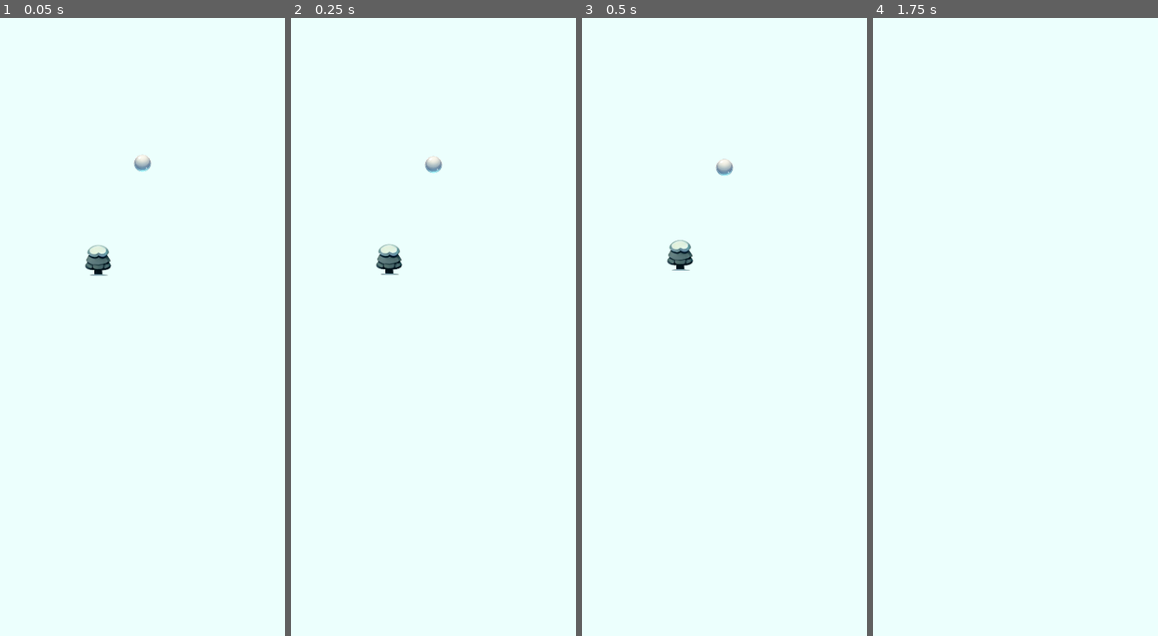
Above: before the commit, frames 1-4 (left to right).
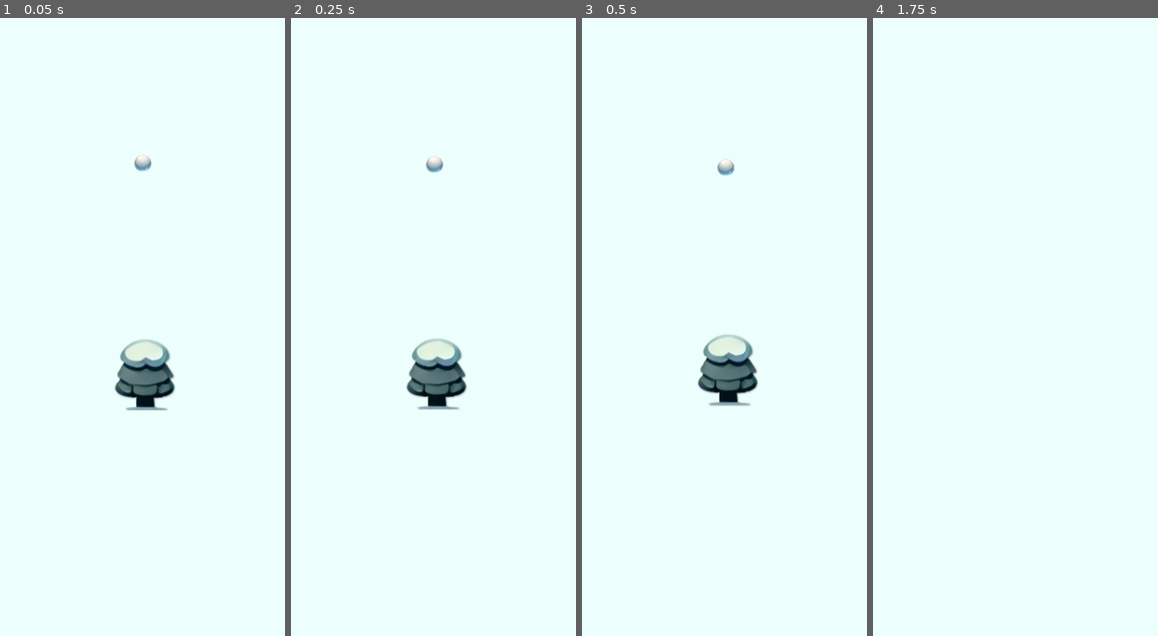
Above: after the commit, the same moments.

Repository: haytham10/Twisted-Trails
Game: Godot game, scene res://scenes/game.tscn
The game is run twice, just before and just after one commit, with the same random seed, the same clock (stepped at 60 frames per second) and the same inputs.
Inputs:
- Up to frame 1 (0.05 s): no input
- Up to frame 2 (0.25 s): no input
- Up to frame 3 (0.5 s): no input
- Up to frame 4 (1.75 s): hold Right (move_right) from 0.53 s (still down)

The runs differ from the first frame. In frame 1, 2.1% of the frame differs, in the area x 29-62%, y 22-64%; in frame 2, 2.1%; in frame 3, 2.1%; in frame 4, nothing differs.

Commit message:
calculate distance between ball and finish line and created tree scene that restarts the game when collides with the ball

Diff:
--- /dev/null
+++ b/scenes/finish_line.tscn
@@ -0,0 +1,8 @@
+[gd_scene load_steps=2 format=3 uid="uid://dd0cfpjrhfbsi"]
+
+[sub_resource type="WorldBoundaryShape2D" id="WorldBoundaryShape2D_0iixt"]
+
+[node name="finish_line" type="Area2D"]
+
+[node name="CollisionShape2D" type="CollisionShape2D" parent="."]
+shape = SubResource("WorldBoundaryShape2D_0iixt")
--- a/scenes/game.tscn
+++ b/scenes/game.tscn
@@ -1,10 +1,14 @@
-[gd_scene load_steps=4 format=3 uid="uid://b275mnkj4r81a"]
+[gd_scene load_steps=6 format=3 uid="uid://b275mnkj4r81a"]
 
 [ext_resource type="PackedScene" uid="uid://ddjkghmjwo3bg" path="res://scenes/ball.tscn" id="1_cysba"]
-[ext_resource type="Texture2D" uid="uid://df1yr8a22hkbv" path="res://assets/Background/Background.png" id="1_him0m"]
+[ext_resource type="Texture2D" uid="uid://b0iouc55ee051" path="res://assets/Background/Background.png" id="1_him0m"]
+[ext_resource type="Script" path="res://scripts/game.gd" id="1_vvkdj"]
 [ext_resource type="PackedScene" uid="uid://dtsruvi2sijh8" path="res://scenes/tree.tscn" id="3_cildf"]
+[ext_resource type="PackedScene" uid="uid://dd0cfpjrhfbsi" path="res://scenes/finish_line.tscn" id="4_0dpk1"]
 
 [node name="Game" type="Node2D"]
+position = Vector2(1, 0)
+script = ExtResource("1_vvkdj")
 
 [node name="Backround" type="Sprite2D" parent="."]
 position = Vector2(3, 8820)
@@ -22,6 +26,7 @@
 limit_smoothed = true
 position_smoothing_enabled = true
 
+[node name="finish_line" parent="." instance=ExtResource("4_0dpk1")]
+position = Vector2(3, 16979)
+
 [node name="Tree" parent="." instance=ExtResource("3_cildf")]
-position = Vector2(-62, -156)
-scale = Vector2(0.435, 0.435)
--- a/scenes/tree.tscn
+++ b/scenes/tree.tscn
@@ -1,6 +1,19 @@
-[gd_scene load_steps=2 format=3 uid="uid://dtsruvi2sijh8"]
+[gd_scene load_steps=4 format=3 uid="uid://dtsruvi2sijh8"]
 
-[ext_resource type="Texture2D" uid="uid://djb5kiocsjx6w" path="res://assets/Props/tree1.png" id="1_u3yoo"]
+[ext_resource type="Texture2D" uid="uid://bwrbwv8kqvr0b" path="res://assets/Props/tree1.png" id="1_u3yoo"]
+[ext_resource type="Script" path="res://scripts/tree.gd" id="1_vcuhs"]
 
-[node name="Tree" type="Sprite2D"]
+[sub_resource type="CircleShape2D" id="CircleShape2D_sdtwr"]
+radius = 12.0
+
+[node name="Tree" type="Area2D"]
+script = ExtResource("1_vcuhs")
+
+[node name="Sprite2D" type="Sprite2D" parent="."]
 texture = ExtResource("1_u3yoo")
+
+[node name="CollisionShape2D" type="CollisionShape2D" parent="."]
+position = Vector2(3, 35)
+shape = SubResource("CircleShape2D_sdtwr")
+
+[connection signal="body_entered" from="." to="." method="_on_body_entered"]
--- /dev/null
+++ b/scripts/game.gd
@@ -0,0 +1,12 @@
+extends Node2D
+
+@onready var ball = $Ball
+@onready var finish_line = $finish_line
+
+func calc_dist(node_a, node_b):
+	var position_a = node_a.global_position
+	var position_b = node_b.global_position
+	return position_a.distance_to(position_b)
+
+func _process(_delta):
+	var distance = calc_dist(ball, finish_line)
--- /dev/null
+++ b/scripts/tree.gd
@@ -0,0 +1,4 @@
+extends Area2D
+
+func _on_body_entered(body):
+	get_tree().reload_current_scene()
Not shown: 1 places in scenes/ball.tscn that only renumber resources
Empty file added: scripts/finish_line.gd
